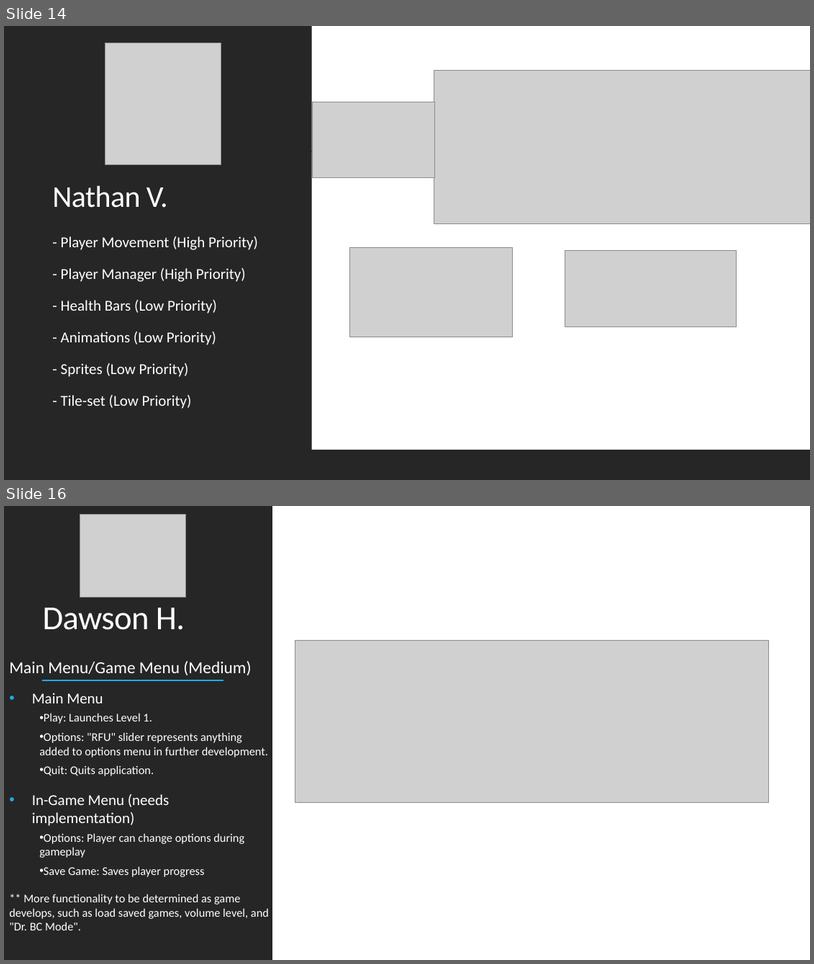
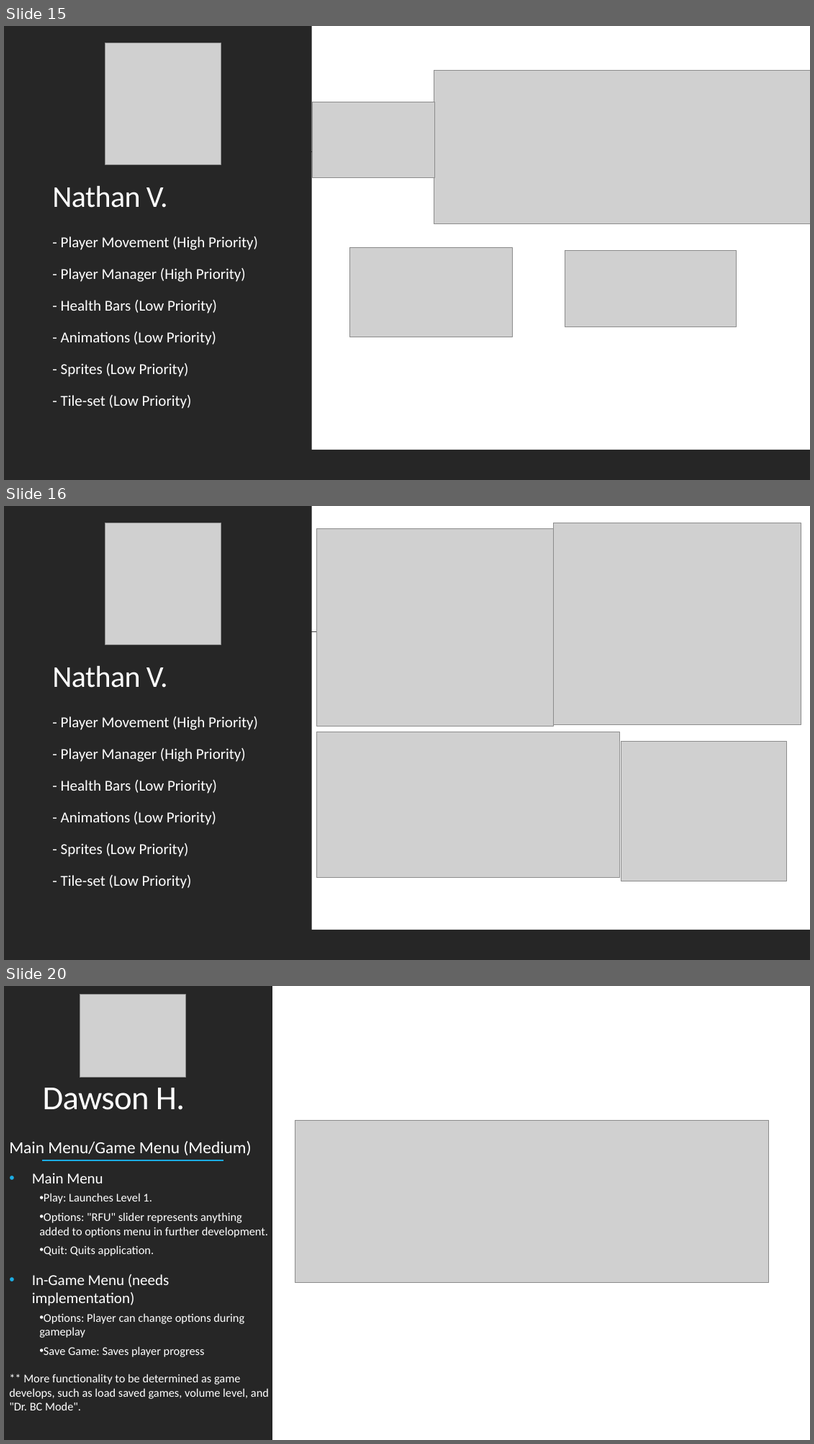
Before and after one commit to Room-4-Studios/Tower-of-Annihilation, a slide deck: docs/SA_Presentation.pptx. Shown one above the other, each under a label of ours: slides 14 and 16 before the commit, slides 15, 16 and 20 after it; the slides between them are not shown. The pictures are 814x964 and 814x1444 pixels, drawn with LibreOffice and Linux fonts; fonts in the diff are those of the drawing; grey boxes stand for pictures. Boxes give left, top, right and bottom in pixels: in the first picture for what was removed or moved away, otherwise in the second. Text is boxed around its words. In the diff, an @@ line names an element or a change of style, - is before the commit and + after.

Commit message:
Nathan champion updated presentation

```diff
--- a/docs/SA_Presentation.pptx
+++ b/docs/SA_Presentation.pptx
@@ slide 16 added at (4,506,810,960), background #FFFFFF; not listed: 3 template elements that a slide beside it also shows @@
@@ picture added at (105,523,221,644) @@
@@ picture added at (554,523,801,724) @@
@@ picture added at (316,528,554,726) @@
@@ title added at (52,666,168,687), 36 pt, text #FFFFFF @@
+Nathan V.
@@ text added at (61,716,258,888), 18 pt, text #FFFFFF @@
+- Player Movement (High Priority)
+- Player Manager (High Priority)
+- Health Bars (Low Priority)
+- Animations (Low Priority)
+- Sprites (Low Priority)
+- Tile-set (Low Priority)
@@ picture added at (316,731,620,878) @@
@@ picture added at (621,741,787,881) @@
@@ what was slide 14 is now slide 15 @@
@@ what was slide 16 is now slide 20 @@
```
Also in this commit, not shown: 4 slides changed, 4 other slides added, 2 other files.
